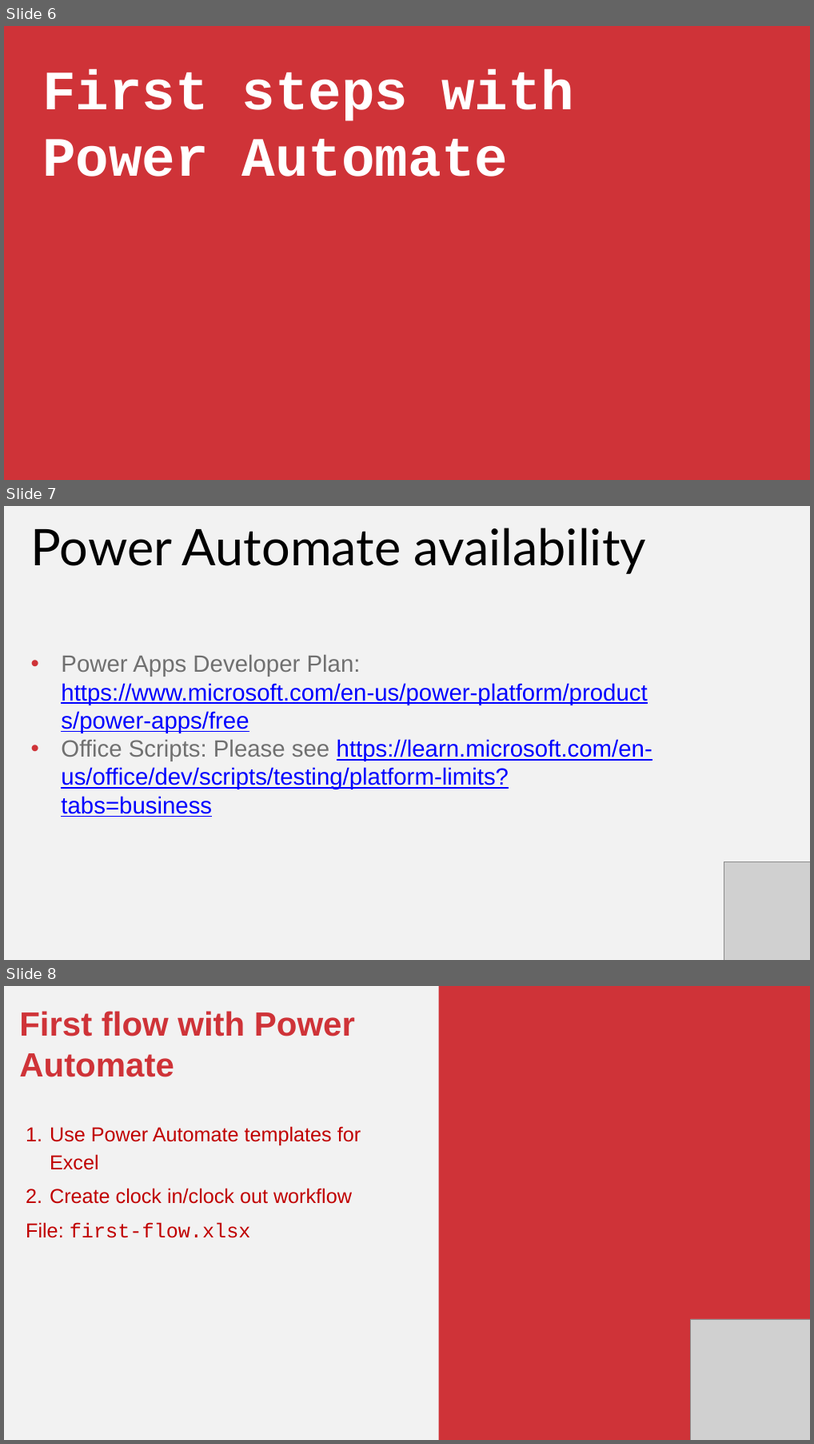
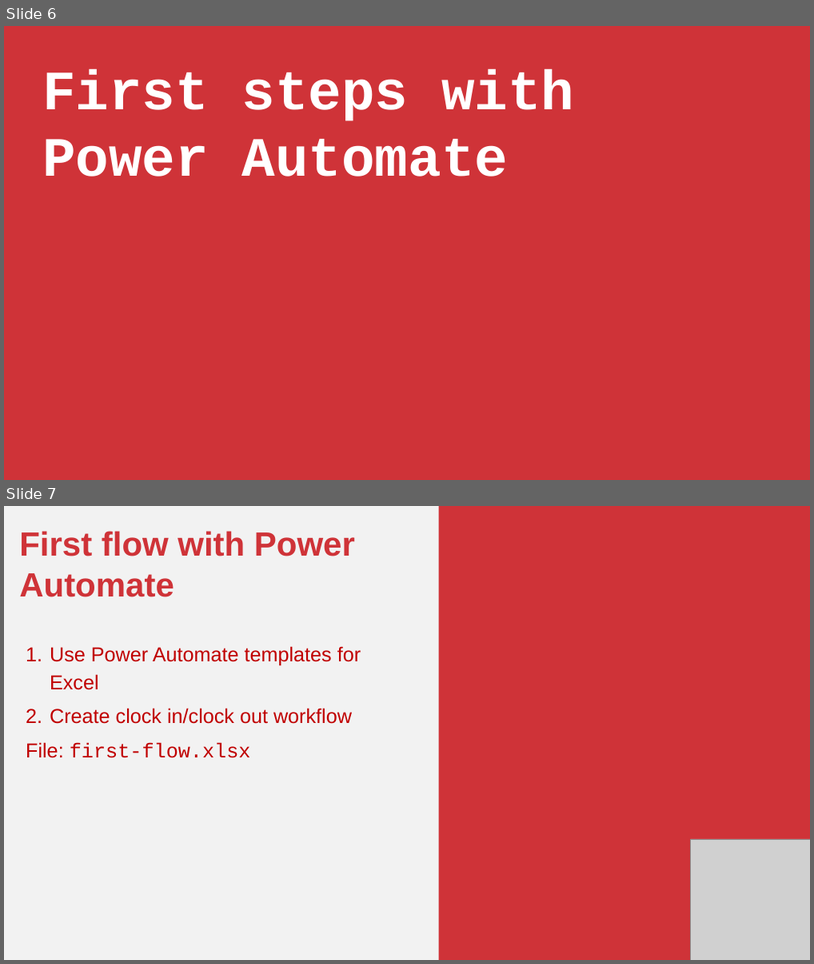
Before and after one commit to summerofgeorge/gxls-power-platform, a slide deck: gxls-power-platform-slides.pptx. Shown one above the other, each under a label of ours: slides 6, 7 and 8 before the commit, slides 6 and 7 after it. The pictures are 814x1444 and 814x964 pixels, drawn with LibreOffice and Linux fonts; fonts in the diff are those of the drawing; grey boxes stand for pictures. Boxes give left, top, right and bottom in pixels: in the first picture for what was removed or moved away, otherwise in the second. Text is boxed around its words. In the diff, an @@ line names an element or a change of style, - is before the commit and + after.

```diff
--- a/gxls-power-platform-slides.pptx
+++ b/gxls-power-platform-slides.pptx
@@ slide 7 removed at (4,506,810,960), background #F2F2F2 @@
@@ text removed at (31,528,646,574) @@
-Power Automate availability
@@ text removed at (61,654,653,789) @@
-• Power Apps Developer Plan: https://www.microsoft.com/en-us/power-platform/products/power-apps/free
-• Office Scripts: Please see https://learn.microsoft.com/en-us/office/dev/scripts/testing/platform-limits?tabs=business
@@ picture removed at (725,861,810,960) @@
@@ what was slide 8 is now slide 7 @@
```
Also in this commit, not shown: 2 slides changed, 5 slides added, 19 other files.
